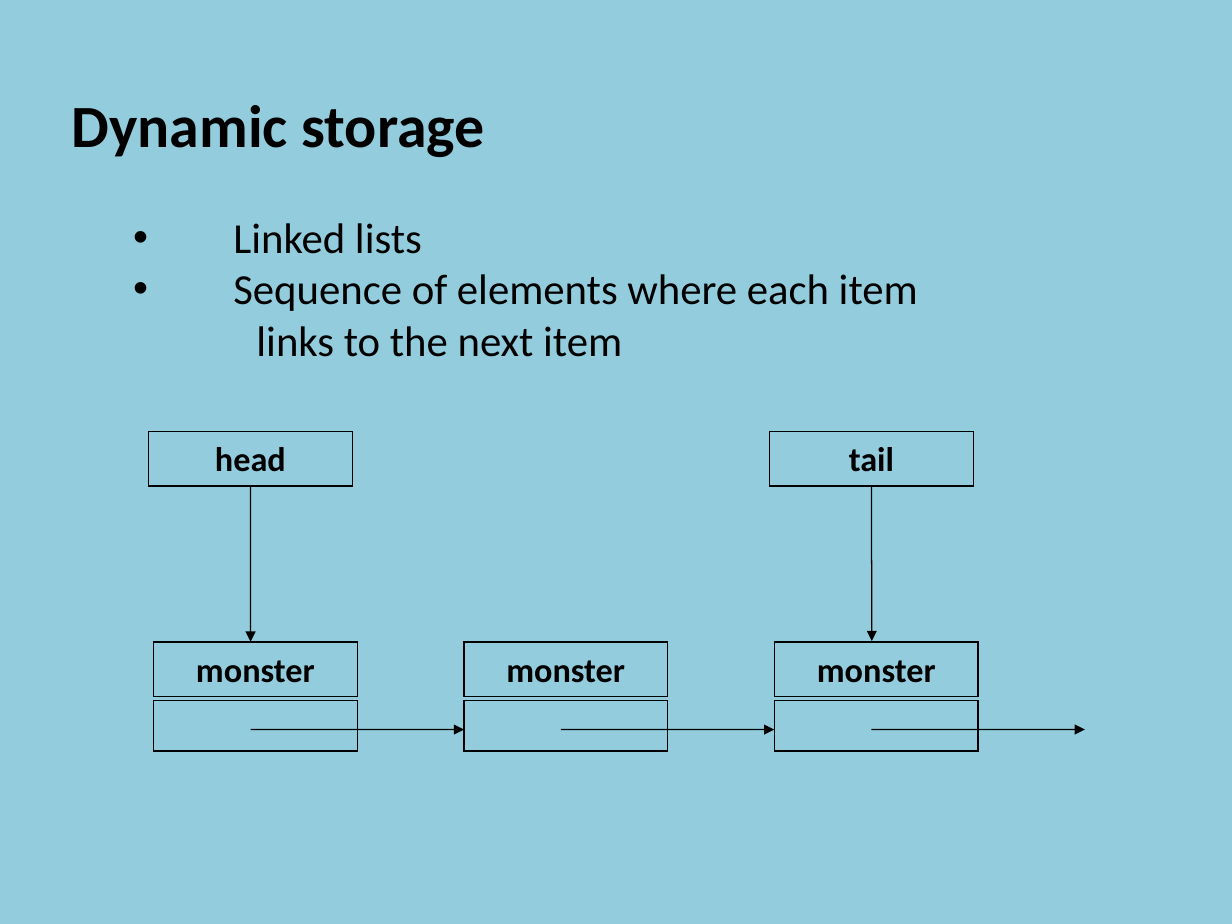
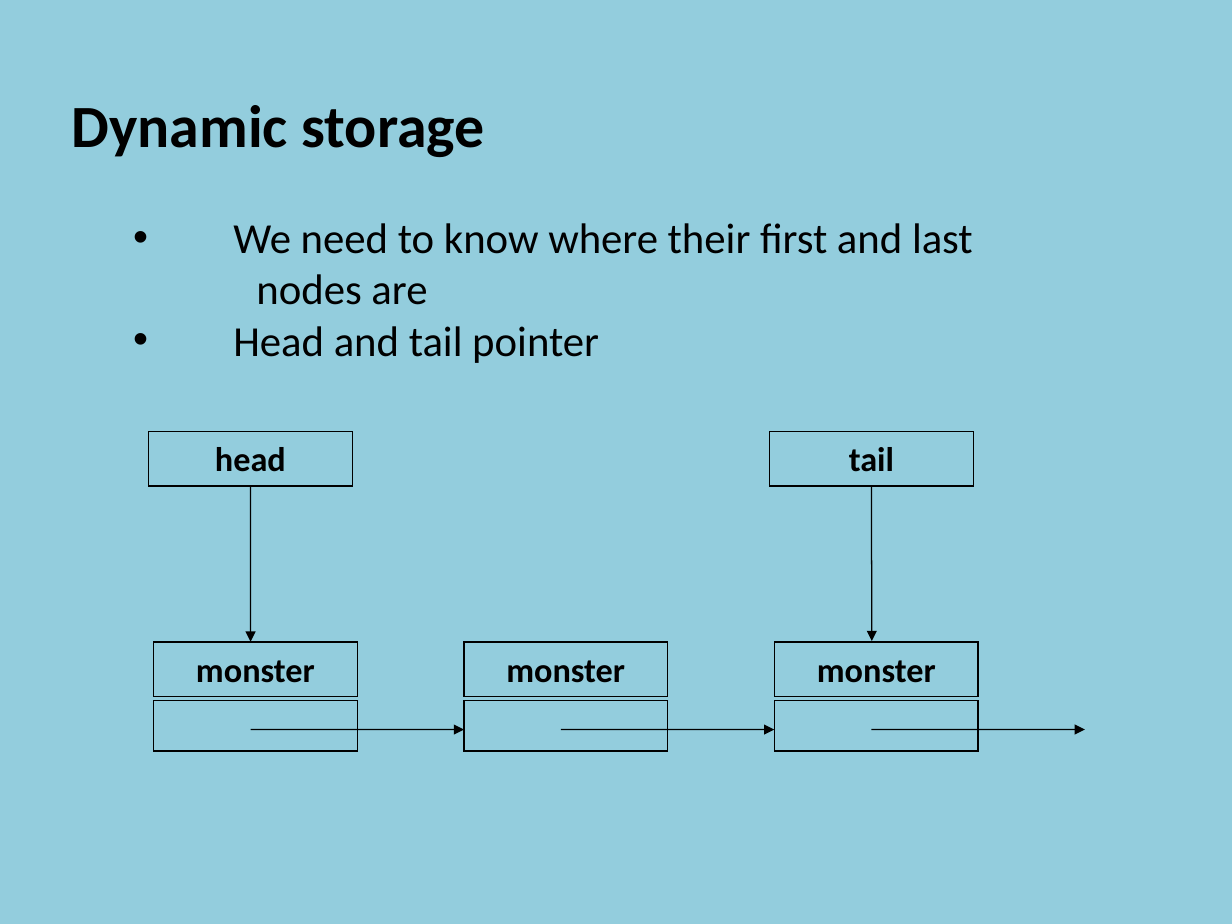
Before and after one commit to szetko/course-materials, a slide deck: slide 5 of Programming 4/03.1 Linked Lists/03.1 Linked Lists.pptx. Drawn at 1232x924 pixels with LibreOffice and Linux fonts; fonts in the diff are those of the drawing. Boxes give left, top, right and bottom in pixels: in the first picture for what was removed or moved away, otherwise in the second. Text is boxed around its words. In the diff, an @@ line names an element or a change of style, - is before the commit and + after.

Commit message:
Update 3.1 Linked Lists

```diff
--- a/Programming 4/03.1 Linked Lists/03.1 Linked Lists.pptx
+++ b/Programming 4/03.1 Linked Lists/03.1 Linked Lists.pptx
@@ text at (x1=233, y1=223, x2=973, y2=363): text changed @@
-    • Linked lists
-    • Sequence of elements where each item
-    links to the next item
+    • We need to know where their first and last
+    nodes are
+    • Head and tail pointer
```
Also in this commit, not shown: 1 other slide changed, 2 slides removed.
